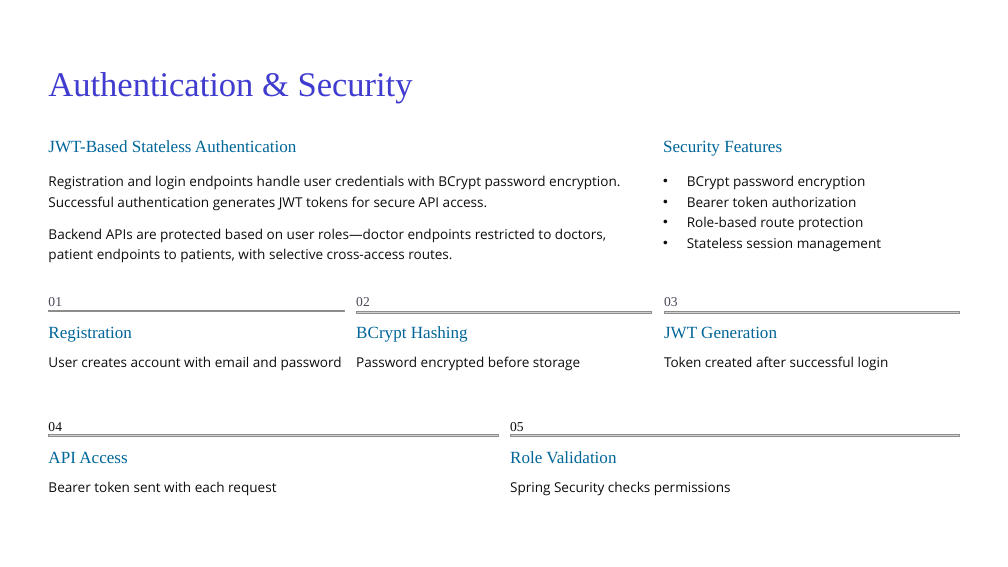
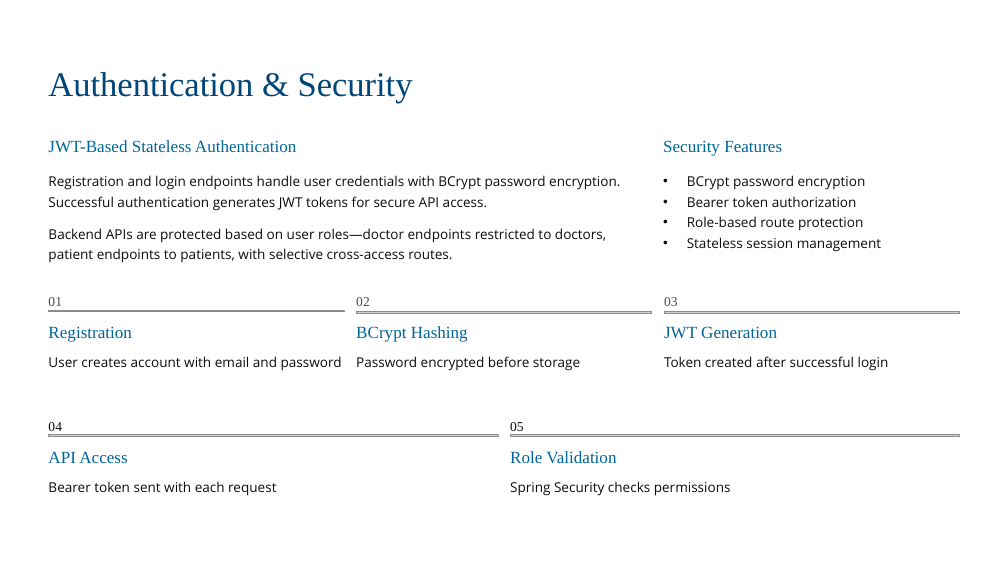
Before and after one commit to nagaraman500-stack/medlink-project, a slide deck: slide 8 of ppt/Medlink PPT.pptx (slide 7 before the commit). Drawn at 1008x567 pixels with LibreOffice and Linux fonts; fonts in the diff are those of the drawing; grey boxes stand for pictures; background and template pictures are left out. Boxes give left, top, right and bottom in pixels: in the first picture for what was removed or moved away, otherwise in the second. Text is boxed around its words. In the diff, an @@ line names an element or a change of style, - is before the commit and + after.

```diff
--- a/ppt/Medlink PPT.pptx
+++ b/ppt/Medlink PPT.pptx
@@ text "Authentication & Security" at box(48, 72, 413, 103): text colour #403CCF to #004678 @@
```
Also in this commit, not shown: 2 other slides changed, 4 slides added, 11 slides removed.
